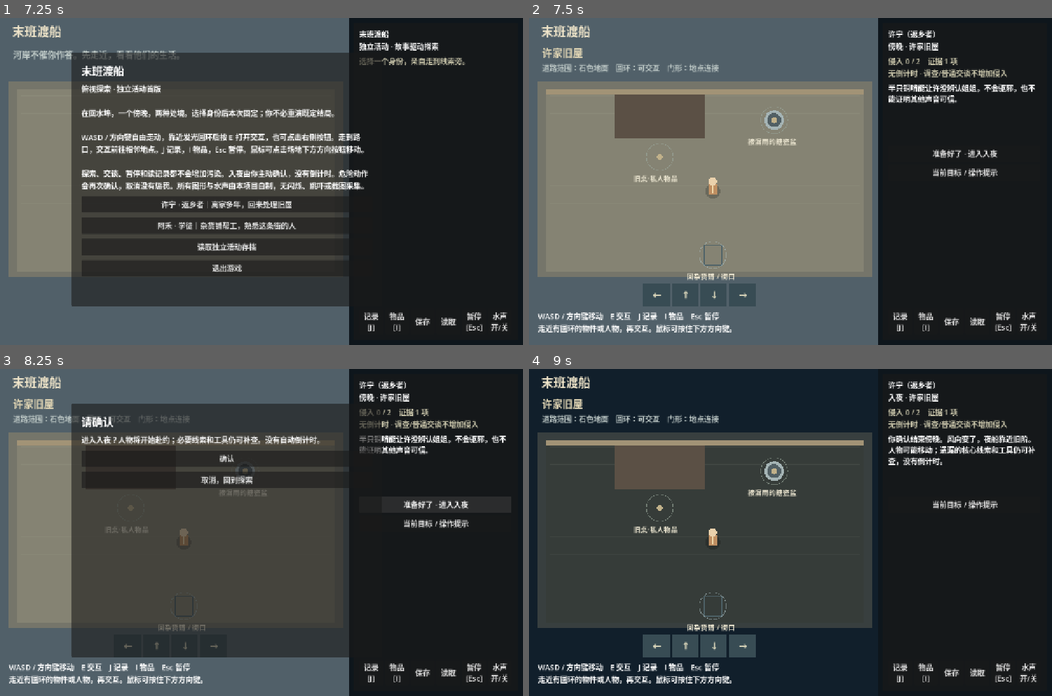
Above: before the commit, frames 1-4 (two rows, left to right).
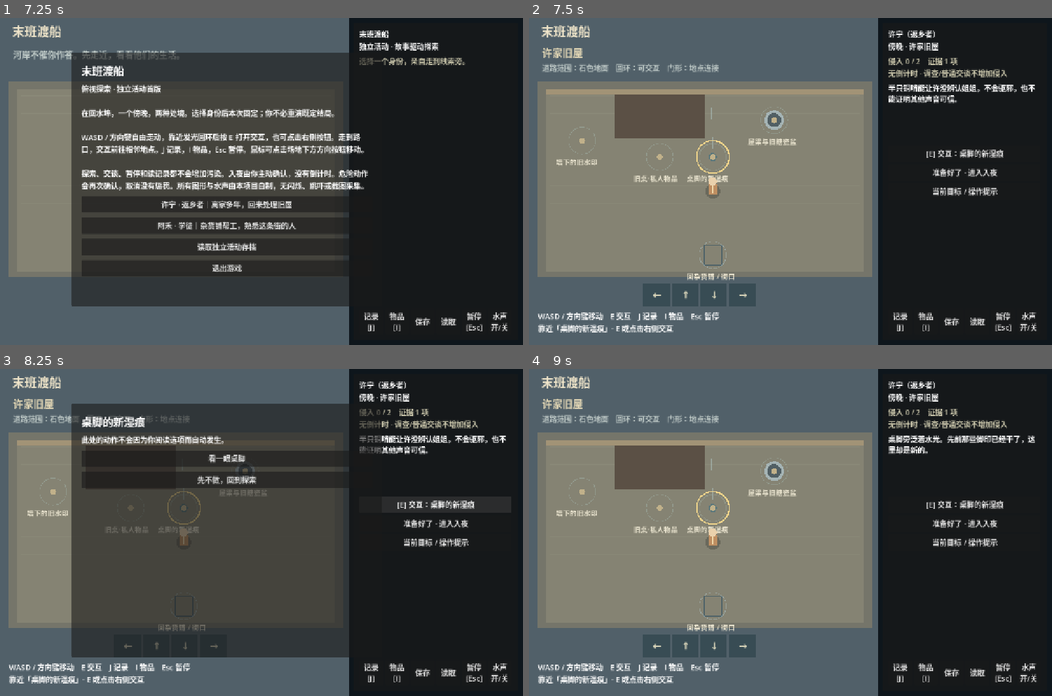
Above: after the commit, the same moments.

Repository: questroot/Cun
Game: Godot game, scene res://main.tscn
The game is run twice, just before and just after one commit, with the same random seed, the same clock (stepped at 60 frames per second) and the same inputs.
Inputs (mouse positions are in pixels of both pictures, inside the frame that each line leads up to):
- Up to frame 1 (7.25 s): click "物品 [I]" at 0.5 s; click "读取独立活动存档" at 1.25 s; click "记录 [J]" at 2 s; click "保存" at 2.75 s; click "读取" at 3.5 s; click "暂停 [Esc]" at 4.25 s; click "水声 开/关" at 5 s; click "确认" at 5.75 s; click "返回" at 6.5 s
- Up to frame 2 (7.5 s): click "许宁 · 返乡者｜离家多年，回来处理旧屋" at 7.25 s
- Up to frame 3 (8.25 s): click (434, 506) at 8 s, where only the run after the commit has a clickable "[E] 交互：桌脚的新湿痕"
- Up to frame 4 (9 s): click (753, 457) at 8.75 s, where only the run after the commit has a clickable "看一眼桌脚"

Frame 1 is identical in both runs. In frame 2, 1.7% of the frame differs, in the area x 1-91%, y 27-97%; in frame 3, 2.9%; in frame 4, 63%, in the area x 0-97%, y 0-100%.

Commit message:
Add optional household interaction and scope full chapter expansion

Diff:
--- a/activities/last-ferry/game/main.gd
+++ b/activities/last-ferry/game/main.gd
@@ -237,7 +237,13 @@
 
 func show_items() -> void:
 	if not started: return
-	var text := "携带：" + ("、".join(story.s.items) if not story.s.items.is_empty() else "无") + "\n\n铜哨：在旧阶或船边使用，辨认许澄；不是驱邪物。\n新灯芯：交给棚下周伯。\n手提黄灯：在棚下借由学徒行动安全换灯；天亮归还。\n\n物品的使用按钮只在相应目标附近出现。不会靠打开背包就隔空施加结果。"
+	var text := "携带：" + ("、".join(story.s.items) if not story.s.items.is_empty() else "无")
+	if story.item("铜哨"): text += "\n\n铜哨：半只旧哨，与你随身的钥匙系在一起。它不是驱邪物。"
+	if story.item("新灯芯"): text += "\n\n新灯芯：陶记包好的货，纸上写着周伯的名字。"
+	if story.item("手提黄灯"): text += "\n\n手提黄灯：陶婶借给你的，只照亮等待的人。你答应天亮归还。"
+	if story.item("拆下的铜舌"): text += "\n\n铜片：刚从灯罩里取出来，边缘留着新断口。"
+	if story.flag("basin_carried"): text += "\n\n手上端着旧搪瓷盆。"
+	text += "\n\n物品的使用按钮只在相应目标附近出现。打开背包不会隔空施加结果。"
 	open_modal("物品", text)
 	button(modal_body, "返回探索", close_modal)
 
@@ -321,7 +327,9 @@
 		"house":
 			solids.append(Rect2(220, 190, 200, 105))
 			add_object("paper", "旧桌·私人物品", Vector2(320, 340))
-			add_object("roof", "接漏雨的搪瓷盆", Vector2(600, 250))
+			add_object("roof", "屋梁与旧搪瓷盆", Vector2(600, 250))
+			add_object("drip", "桌脚的新湿痕", Vector2(450, 340))
+			add_object("watermark", "墙下的旧水印", Vector2(130, 300))
 			if story.s.identity == "he": add_object("xu", "许宁", Vector2(550, 405), "npc")
 			add_object("street_gate", "回杂货铺 / 街口", Vector2(450, 580), "gate")
 		"shelter":
@@ -426,7 +434,15 @@
 				if story.s.identity == "he": act_button("核对周伯两份灯芯的账", "ledger")
 				else: button(modal_body, "不翻别人的账本", close_modal)
 			"paper": act_button("查看旧桌（尊重私人物品）", "paper")
-			"roof": button(modal_body, "查看漏雨的屋顶", func(): close_modal(); story.note("搪瓷盆底留着几圈旧水痕。屋子被人照料过，但还没修好。许宁说：下回，总是下回。"); refresh_ui())
+			"roof":
+				act_button("停下脚步，听屋里的滴水", "roof_listen")
+				if story.flag("heard_drip") and not story.flag("basin_placed"): act_button("端起搪瓷盆", "basin_take")
+			"drip":
+				if story.flag("basin_carried"): act_button("把盆放在新湿痕下", "basin_place")
+				else: button(modal_body, "看一眼桌脚", func(): close_modal(); story.note("桌脚旁泛着水光。先前那些脚印已经干了，这里却是新的。"); refresh_ui())
+			"watermark":
+				if story.flag("basin_carried"): act_button("试把盆放在旧水印下", "basin_wrong")
+				else: button(modal_body, "摸摸墙下的水印", func(): close_modal(); story.note("手指上只沾到墙灰。水印是旧的。"); refresh_ui())
 			"xu":
 				button(modal_body, "闲谈 · 她为什么还在等", func(): close_modal(); story.note("阿禾：周伯说今晚别去河边。你为什么还在等？\n许宁：因为他说别去的时候，没说那里什么都没有。"); refresh_ui())
 				if story.has("lamp") and story.has("bell"): act_button("告诉她棚里的灯罩与缺舌铜钟，问她愿不愿一起查", "exchange")
@@ -499,8 +515,11 @@
 		"house":
 			draw_rect(Rect2(210, 185, 220, 110), Color("5b5045"))
 			draw_rect(Rect2(40, 175, 780, 12), Color("a29376"))
-			draw_circle(Vector2(600, 250), 24, Color("a5b4b5"))
-			draw_circle(Vector2(600, 250), 17, Color("515f64"))
+			var basin_pos := player + Vector2(15, -8) if story.flag("basin_carried") else (Vector2(450, 340) if story.flag("basin_placed") else Vector2(600, 250))
+			draw_circle(basin_pos, 24, Color("a5b4b5"))
+			draw_circle(basin_pos, 17, Color("515f64"))
+			draw_circle(Vector2(450, 340), 10, Color("5a777b"))
+			draw_line(Vector2(445, 187), Vector2(450, 325), Color(0.7, 0.8, 0.8, 0.45), 1)
 		"shelter":
 			draw_rect(Rect2(350, 285, 100, 70), Color("5f4e3e"))
 			draw_line(Vector2(76, 190), Vector2(770, 190), Color("ad9672"), 10)
--- a/activities/last-ferry/game/smoke_test.gd
+++ b/activities/last-ferry/game/smoke_test.gd
@@ -72,6 +72,16 @@
 
 	for identity in ["xu", "he"]:
 		state.fresh(identity)
+		check(not at("house", "basin_place"), "cannot place absent basin")
+		check(not at("house", "basin_take"), "observe leak before moving basin")
+		check(at("house", "roof_listen") and at("house", "basin_take"), "observe and carry basin")
+		check(at("house", "basin_wrong") and not state.flag("basin_placed"), "wrong location gives feedback not success")
+		check(state.save_game() and state.load_game() and state.flag("basin_carried"), "save carried basin state")
+		check(at("house", "basin_place") and state.flag("basin_placed") and not state.flag("basin_carried"), "successful mundane intervention changes world")
+		check(state.s.pollution == 0 and state.s.ending == "", "optional domestic act does not gate or resolve main story")
+
+	for identity in ["xu", "he"]:
+		state.fresh(identity)
 		check(not at("shelter", "retrieve_tongue"), "cannot retrieve through closed shade")
 		check(not at("shelter", "install_tongue"), "cannot install absent tongue")
 		investigate()
--- a/activities/last-ferry/game/story_state.gd
+++ b/activities/last-ferry/game/story_state.gd
@@ -104,6 +104,23 @@
 			if p != "street" or s.identity != "he": return refuse("请在店里以学徒身份向陶婶借灯。")
 			give("手提黄灯")
 			note("陶婶借出手提黄灯：只供等候，不招呼人上船。你答应天亮归还。")
+		"roof_listen":
+			if p != "house": return false
+			set_flag("heard_drip")
+			note("滴水不在盆里响。水从屋梁裂缝斜落，落在旧桌的脚边；盆的位置是照着上一场雨摆的。" + ("许宁记得弟弟小时候总嫌她挪盆太慢。如今屋里只有自己的脚步。" if s.identity == "xu" else "阿禾见许宁盯着旧盆，没催她。屋子不是待人搜完线索就能丢下的地方。"))
+		"basin_take":
+			if p != "house" or flag("basin_placed"): return false
+			if not flag("heard_drip"): return refuse("先停下来听听。盆里没有新水，漏的地方也许变了。")
+			set_flag("basin_carried")
+			note("你端起旧搪瓷盆，盆底冰凉。桌脚边有新湿痕，墙下那圈水印却早干了。")
+		"basin_wrong":
+			if p != "house" or not flag("basin_carried"): return false
+			note("你在旧水印下试放盆。水声仍在桌旁响，盆里没有接到水。没有东西受损，你重新端起来。")
+		"basin_place":
+			if p != "house" or not flag("basin_carried"): return refuse("桌脚边湿着。手里没有能接水的容器。")
+			s.flags.erase("basin_carried")
+			set_flag("basin_placed")
+			note("你把盆挪到桌脚，滴水终于落在盆里。" + ("许宁没有突然释然。她把屋梁的裂缝记在纸背：明天找人来，不再等‘下回’。铜哨在口袋里碰了一下钥匙，像小时候弟弟嫌她磨蹭时敲的两下门。" if s.identity == "xu" else "许宁说：我本来只打算回来签个字。阿禾问要不要找修屋的人，她点了头。你们说了一会儿工钱与瓦片，没有人提河上的声音。"))
 		"paper":
 			if p != "house": return false
 			if s.identity == "xu": learn("invitation")
Not shown, changed: PROJECT_STATUS.md
Not shown, added: activities/last-ferry/EXPANSION.md
Not shown, changed: activities/last-ferry/README.md
Not shown, changed: activities/last-ferry/TESTING.md
